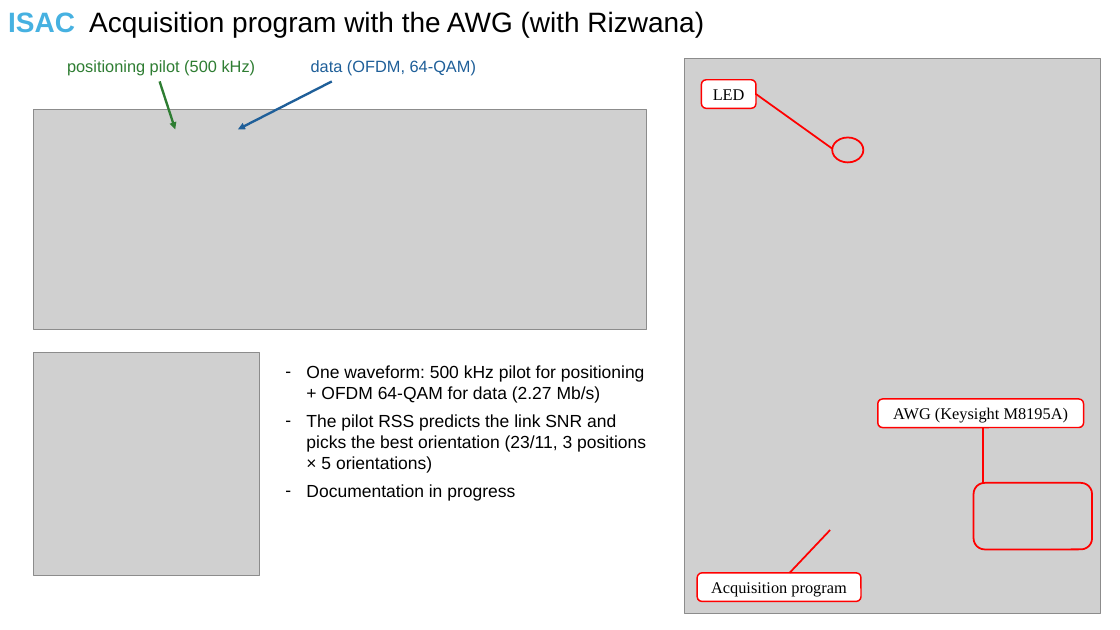
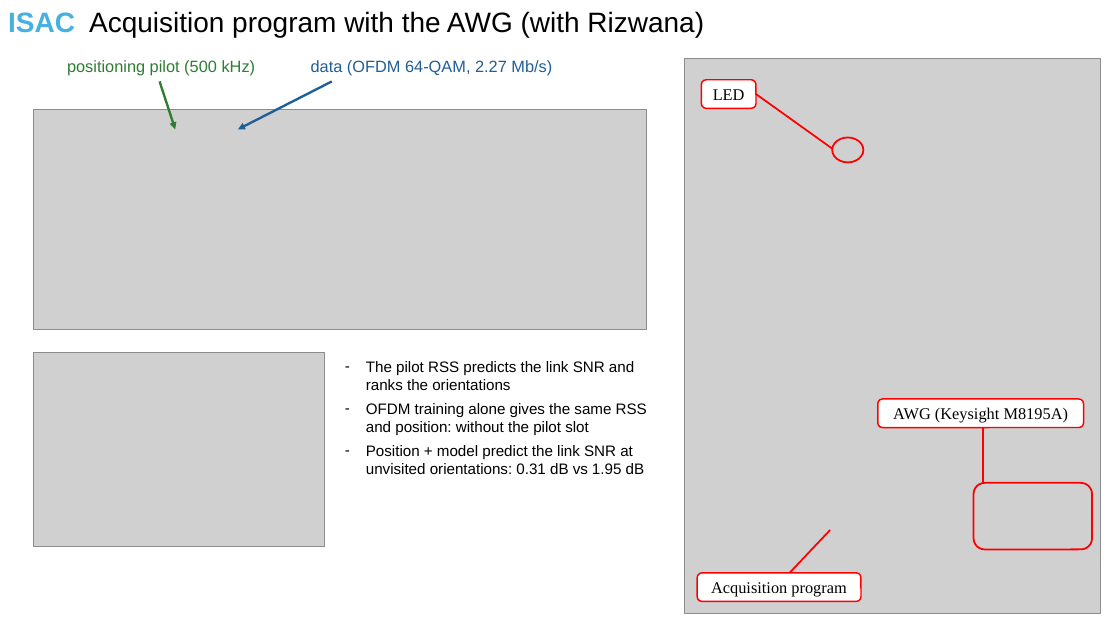
Before and after one commit to kevin-acuna/simulation_VLP, a slide deck: slide 5 of CAMBRIDGE/PPTs/2026-11-24 Final meeting - Visit summary.pptx. Drawn at 1120x630 pixels with LibreOffice and Linux fonts; fonts in the diff are those of the drawing; grey boxes stand for pictures. Boxes give left, top, right and bottom in pixels: in the first picture for what was removed or moved away, otherwise in the second. Text is boxed around its words. In the diff, an @@ line names an element or a change of style, - is before the commit and + after.

```diff
--- a/CAMBRIDGE/PPTs/2026-11-24 Final meeting - Visit summary.pptx
+++ b/CAMBRIDGE/PPTs/2026-11-24 Final meeting - Visit summary.pptx
@@ text at [311,60,552,76]: text changed @@
-data (OFDM, 64-QAM)
+data (OFDM 64-QAM, 2.27 Mb/s)
@@ picture: place and size @@
-picture at [34,353,259,576]
+picture at [34,353,324,546]
@@ text at [366,361,647,474]: text changed; size 15 to 13 pt @@
-– One waveform: 500 kHz pilot for positioning + OFDM 64-QAM for data (2.27 Mb/s)
-– The pilot RSS predicts the link SNR and picks the best orientation (23/11, 3 positions × 5 orientations)
-– Documentation in progress
+– The pilot RSS predicts the link SNR and ranks the orientations
+– OFDM training alone gives the same RSS and position: without the pilot slot
+– Position + model predict the link SNR at unvisited orientations: 0.31 dB vs 1.95 dB
```
Also in this commit, not shown: 4 other slides changed, 1 slide removed, 8 other files.
